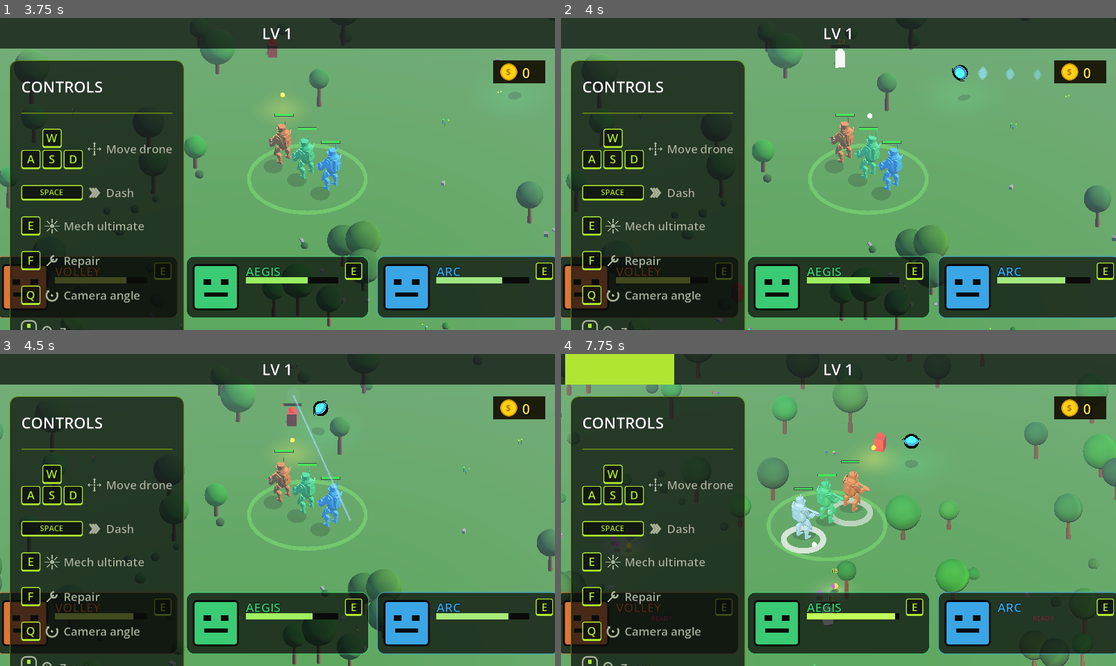
Above: before the commit, frames 1-4 (two rows, left to right).
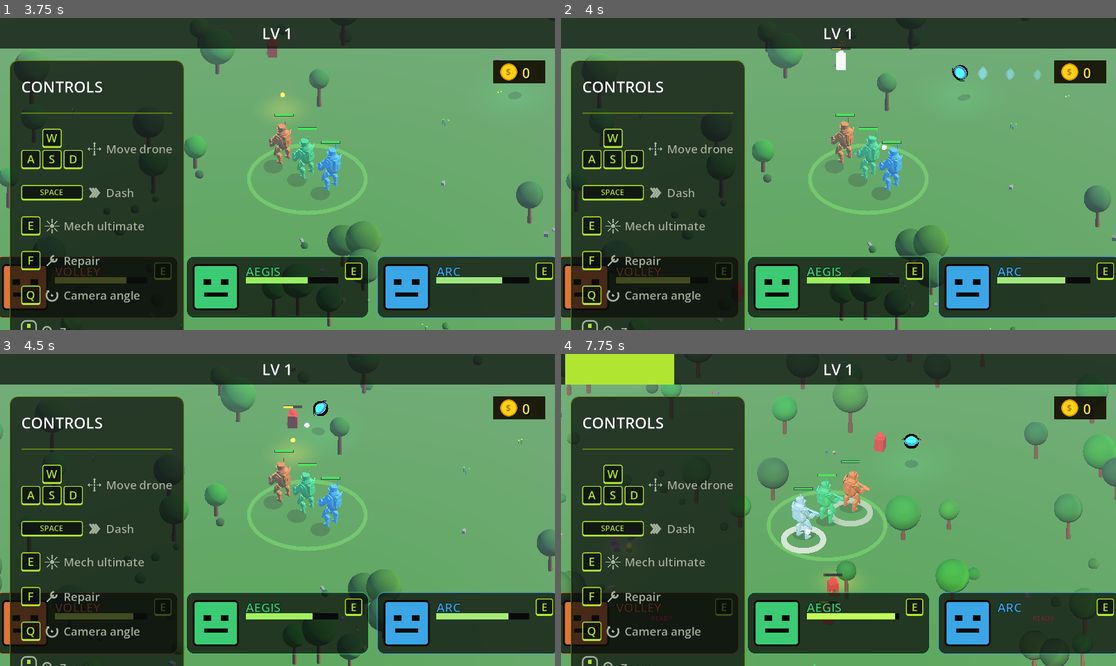
Above: after the commit, the same moments.

Repository: Jojjo1010/MechGame
Game: Godot game, scene res://scenes/game/Game.tscn
Same seed, same stepped clock (60 frames per second), same inputs: the game is played once before the commit and once after it.
Inputs (mouse positions are in pixels of both pictures, inside the frame that each line leads up to):
- Up to frame 1 (3.75 s): tap Enter at 0.5 s; move the mouse to (399, 158) at 0.52 s; hold D 0.53-1.25 s; tap Q at 0.6 s; click (399, 158) at 0.67 s; tap Space at 0.77 s; drag from (166, 189) to (249, 236) at 1.27 s; move the mouse to (333, 105) at 2.02 s; hold D 2.03-2.75 s; tap F at 2.1 s; click (333, 105) at 2.17 s; drag from (249, 236) to (111, 127) at 2.77 s; move the mouse to (444, 220) at 3.52 s; hold A from 3.53 s (still down); tap E at 3.6 s; click (444, 220) at 3.67 s
- Up to frame 2 (4 s): keep holding A; tap Space at 3.77 s
- Up to frame 3 (4.5 s): release A at 4.25 s; drag from (111, 463) to (194, 432) at 4.27 s
- Up to frame 4 (7.75 s): move the mouse to (866, 510) at 5.02 s; hold S 5.03-5.75 s; tap Q at 5.1 s; click (866, 510) at 5.17 s; drag from (755, 432) to (727, 525) at 5.77 s; move the mouse to (960, 494) at 6.52 s; hold W 6.53-7.25 s; tap F at 6.6 s; click (960, 494) at 6.67 s; tap Space at 6.77 s; drag from (727, 525) to (810, 572) at 7.27 s

Frame 1 is identical in both runs. In frame 2, 0.1% of the frame differs, in the area x 48-59%, y 2-43%; in frame 3, 0.3%; in frame 4, 0.7%, in the area x 9-60%, y 26-87%.

Commit message:
Slow beam, defer beam damage, remove dead mechs from field + UltBar
Beam: BEAM_SPEED 42 → 20 and damage now applies inside each per-segment
tween callback (when the beam visibly arrives), so enemies don't die
before the bounce is shown.

Mech death: Game._on_mech_died binds the dying mech and removes it from
the field — re-links the conga line (followers re-anchor to the dead
mech's leader; if the lead dies, its follower becomes the new lead),
queue_frees the node, drops it from mechs/_weapons, and rebuilds the
UltBar so its slot count tracks the surviving line.

UltBar.setup is now re-runnable: it frees the previous root, clears all
per-slot arrays, and guards the upgrade_taken signal against double-
connection. Replays taken upgrades after the rebuild so survivor
inventories repaint.

Co-Authored-By: Claude Opus 4.7 (1M context) <noreply@anthropic.com>

Diff:
--- a/scenes/game/Game.gd
+++ b/scenes/game/Game.gd
@@ -300,7 +300,7 @@
 		if i > 0:
 			mech.leader = mechs[i - 1]
 		mechs_root.add_child(mech)
-		mech.mech_died.connect(_on_mech_died)
+		mech.mech_died.connect(_on_mech_died.bind(mech))
 		mechs.append(mech)
 		var w := Node3D.new()
 		w.set_script(weapon_scripts[i % weapon_scripts.size()])
@@ -309,7 +309,27 @@
 		mech.set_color(MechArchetypes.color_for(String(w.weapon_name)))
 		_weapons.append(w)
 
-func _on_mech_died() -> void:
+func _on_mech_died(mech: Node3D) -> void:
+	# Pull the dead mech off the field and re-link the conga line so survivors
+	# don't try to follow a freed node. Then rebuild the UltBar so its slot
+	# count matches the surviving line.
+	var dead_idx := mechs.find(mech)
+	if dead_idx >= 0:
+		var dead_leader: Node3D = mech.leader
+		var was_lead: bool = mech.is_lead
+		for m in mechs:
+			if m == mech or not is_instance_valid(m):
+				continue
+			if m.leader == mech:
+				m.leader = dead_leader
+				if was_lead and dead_leader == null:
+					m.is_lead = true
+		_weapons.remove_at(dead_idx)
+		mechs.remove_at(dead_idx)
+		mech.queue_free()
+		if _ult_bar != null and is_instance_valid(_ult_bar):
+			_ult_bar.setup(_weapons, _archetype_colors())
+
 	_alive_mechs = maxi(0, _alive_mechs - 1)
 	if _alive_mechs == 0 and not _run_ended:
 		_trigger_run_end()
--- a/scenes/mechs/weapons/BouncyBeamWeapon.gd
+++ b/scenes/mechs/weapons/BouncyBeamWeapon.gd
@@ -25,6 +25,9 @@
 
 # `mode_scale` is the ult-vs-passive firepower factor (1.0 passive, ULT_DAMAGE_MULT
 # for the ult). The global upgrade multiplier is applied separately by _apply_hit.
+# Damage is *deferred* into the per-segment tween callbacks so each enemy takes
+# the hit when the beam visually reaches it — without that, fast enemies died
+# before the bounce visual landed.
 func _fire_beam(max_bounces: int, mode_scale: float) -> void:
 	var first := _nearest_enemy()
 	if first == null:
@@ -32,20 +35,18 @@
 	var origin := _mech.global_position + Vector3(0.0, 2.0, 0.0)
 	AudioManager.play("beam_fire", origin, -6.0, randf_range(0.95, 1.05))
 	var points: Array[Vector3] = [origin]
+	var targets: Array[Node3D] = []      # parallel to segments — targets[i] is the enemy hit on segment i
 	var hit: Array[Node3D] = []
 	var current: Node3D = first
-	var prev_pos := origin
 	for _i in max_bounces:
 		if not is_instance_valid(current):
 			break
 		var hit_pos := current.global_position + Vector3(0.0, 0.8, 0.0)
 		points.append(hit_pos)
-		var dir := current.global_position - prev_pos
-		_apply_hit(current, DAMAGE_PER_BOUNCE * mode_scale, current.global_position, dir)
+		targets.append(current)
 		hit.append(current)
-		prev_pos = current.global_position
 		current = _find_bounce_target(current.global_position, hit)
-	_draw_beam(points)
+	_draw_beam(points, targets, mode_scale)
 	_mech.trigger_flash()
 
 func _find_bounce_target(from_pos: Vector3, exclude: Array[Node3D]) -> Node3D:
@@ -62,11 +63,11 @@
 			best = e
 	return best
 
-func _draw_beam(points: Array[Vector3]) -> void:
+func _draw_beam(points: Array[Vector3], targets: Array[Node3D] = [], mode_scale: float = 1.0) -> void:
 	if points.size() < 2:
 		return
 
-	const BEAM_SPEED := 42.0   # world units / second
+	const BEAM_SPEED := 20.0   # world units / second — slow enough that each bounce reads
 
 	# ── Traveling head sphere ──────────────────────────────
 	var head := MeshInstance3D.new()
@@ -89,16 +90,23 @@
 	head.global_position = points[0]
 
 	# Chain one tween step per segment:
-	# head moves to next point → segment + impact spawned on arrival
+	# head moves to next point → segment + impact + damage applied on arrival
 	var tw := head.create_tween()
 	for i in points.size() - 1:
 		var seg_a: Vector3 = points[i]
 		var seg_b: Vector3 = points[i + 1]
+		var seg_idx := i
 		var dur := seg_a.distance_to(seg_b) / BEAM_SPEED
 		tw.tween_property(head, "global_position", seg_b, dur).set_trans(Tween.TRANS_LINEAR)
 		tw.tween_callback(func() -> void:
 			_spawn_segment(seg_a, seg_b)
 			_spawn_impact(seg_b)
+			# Damage lands *now*, when the beam visibly arrives at this enemy.
+			if seg_idx < targets.size():
+				var target: Node3D = targets[seg_idx]
+				if is_instance_valid(target):
+					var dir := seg_b - seg_a
+					_apply_hit(target, DAMAGE_PER_BOUNCE * mode_scale, target.global_position, dir)
 			AudioManager.play("beam_bounce", seg_b, -10.0, randf_range(0.9, 1.15))
 		)
 
--- a/scenes/ui/UltBar.gd
+++ b/scenes/ui/UltBar.gd
@@ -47,6 +47,7 @@
 ]
 
 # Per-slot runtime state
+var _root:          Control = null
 var _charge_fills:  Array[ColorRect] = []
 var _bar_bgs:       Array[ColorRect] = []
 var _ready_labels:  Array[Label]     = []
@@ -60,29 +61,48 @@
 	layer = 6
 
 func setup(weapons: Array, mech_colors: Array) -> void:
+	# Re-runnable: called once at boot, then again whenever a mech dies so
+	# the bottom strip's slot count tracks the surviving conga line.
+	if _root != null and is_instance_valid(_root):
+		_root.queue_free()
+	_charge_fills.clear()
+	_bar_bgs.clear()
+	_ready_labels.clear()
+	_flash_tweens.clear()
+	_weapon_names.clear()
+	_slot_colors.clear()
+	_upgrade_grids.clear()
+	_upgrade_states.clear()
+
 	var slot_count := weapons.size()
+	if slot_count == 0:
+		_root = null
+		return
+
 	var total_w := SLOT_W * slot_count + SLOT_GAP * maxi(slot_count - 1, 0)
 
 	# Pin bottom-center via anchors so the bar always sits there even if the
 	# viewport hasn't fully laid out by the time setup() runs.
-	var root := Control.new()
-	root.mouse_filter = Control.MOUSE_FILTER_IGNORE
-	root.anchor_left   = 0.5
-	root.anchor_right  = 0.5
-	root.anchor_top    = 1.0
-	root.anchor_bottom = 1.0
-	root.offset_left   = -total_w * 0.5
-	root.offset_right  = total_w * 0.5
-	root.offset_top    = -SLOT_H - MARGIN_BOT
-	root.offset_bottom = -MARGIN_BOT
-	add_child(root)
+	_root = Control.new()
+	_root.mouse_filter = Control.MOUSE_FILTER_IGNORE
+	_root.anchor_left   = 0.5
+	_root.anchor_right  = 0.5
+	_root.anchor_top    = 1.0
+	_root.anchor_bottom = 1.0
+	_root.offset_left   = -total_w * 0.5
+	_root.offset_right  = total_w * 0.5
+	_root.offset_top    = -SLOT_H - MARGIN_BOT
+	_root.offset_bottom = -MARGIN_BOT
+	add_child(_root)
 
 	for i in slot_count:
-		_build_slot(root, i, weapons[i], mech_colors[i])
-
-	# Connect upgrade pickup → grid badge
-	RunManager.upgrade_taken.connect(_on_upgrade_taken)
-	# Replay any upgrades already taken (handles scene reload edge cases)
+		_build_slot(_root, i, weapons[i], mech_colors[i])
+
+	# Connect upgrade pickup → grid badge (guard against double-connect on rebuild)
+	if not RunManager.upgrade_taken.is_connected(_on_upgrade_taken):
+		RunManager.upgrade_taken.connect(_on_upgrade_taken)
+	# Replay any upgrades already taken so surviving slots show the inventory
+	# they had before the rebuild.
 	for u in RunManager.taken_upgrades:
 		_apply_upgrade_to_grid(u)
 
